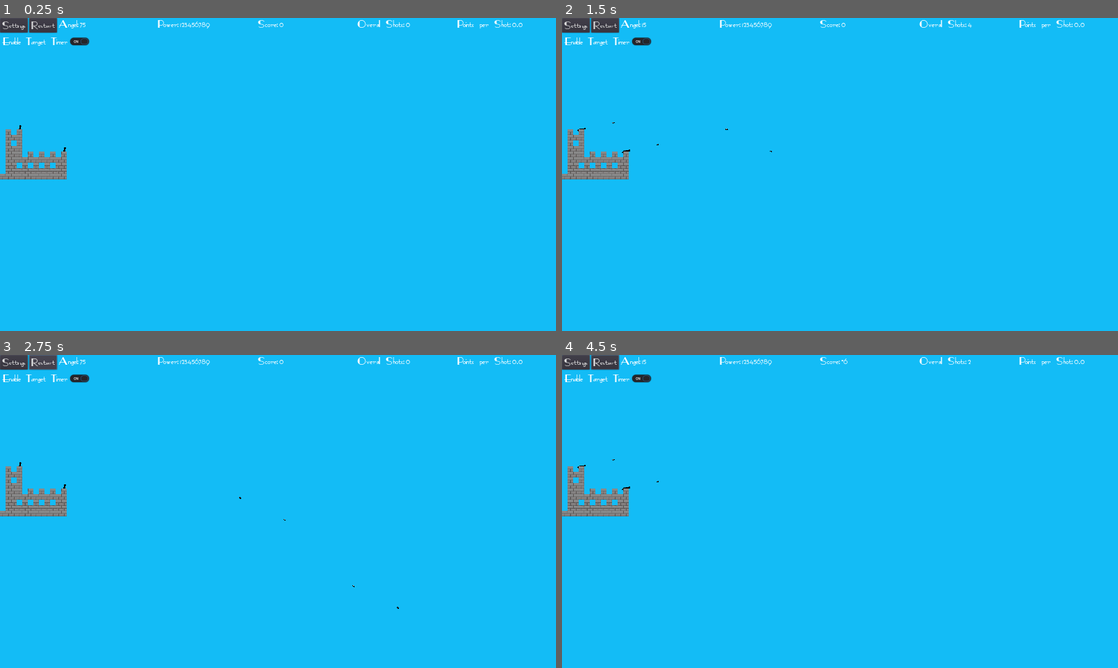
Above: before the commit, frames 1-4 (two rows, left to right).
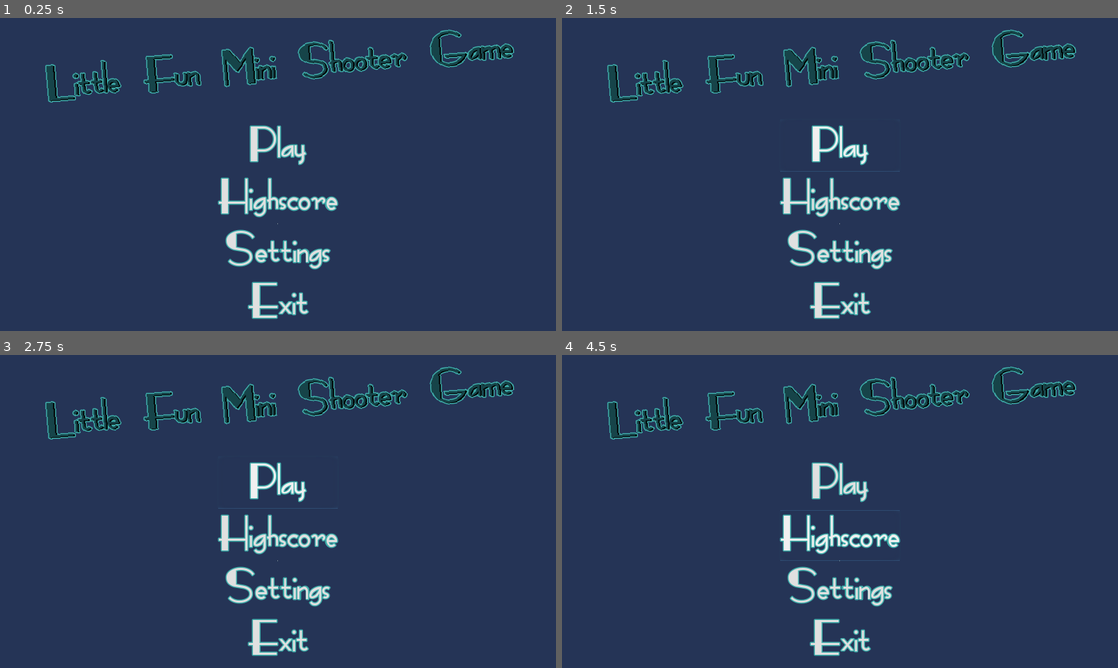
Above: after the commit, the same moments.

Repository: Coding-4Fun/Just4Fun_Mini_Shootergame
Game: Godot game, scene res://UI/MainMenuUI.tscn
Two runs of this game, one before a commit and one after it. Both use one fixed random seed, a clock stepped at 60 frames per second and the inputs below. Before the commit the project starts from res://MainGame.tscn.
Inputs (mouse positions are in pixels of both pictures, inside the frame that each line leads up to):
- Up to frame 1 (0.25 s): no input
- Up to frame 2 (1.5 s): click (840, 146) at 0.5 s, where only the run after the commit has a clickable "Play"; click (840, 146) at 1.25 s, where only the run after the commit has a clickable "Play"
- Up to frame 3 (2.75 s): click (44, 361) at 2 s, where only the run before the commit has a clickable "Restart"
- Up to frame 4 (4.5 s): click (606, 361) at 2.75 s, where only the run before the commit has a clickable "Restart"; click (606, 361) at 3.5 s, where only the run before the commit has a clickable "Restart"; click (840, 536) at 4.25 s, where only the run after the commit has a clickable "Highscore"

The runs differ from the first frame. In frame 1, 100% of the frame differs, in the area x 0-100%, y 0-100%; in frame 2, 100%; in frame 3, 100%; in frame 4, 100%.

Commit message:
Chg: Main Game zu Main Game Menu UI

Diff:
--- a/project.godot
+++ b/project.godot
@@ -12,7 +12,7 @@
 
 config/name="J4F_MiniShootEmUp"
 config/description="Just 4 Fun - Mini Shootergame"
-run/main_scene="res://MainGame.tscn"
+run/main_scene="res://UI/MainMenuUI.tscn"
 boot_splash/bg_color=Color( 0.109804, 0.372549, 0.47451, 1 )
 config/icon="res://icon.png"
 
